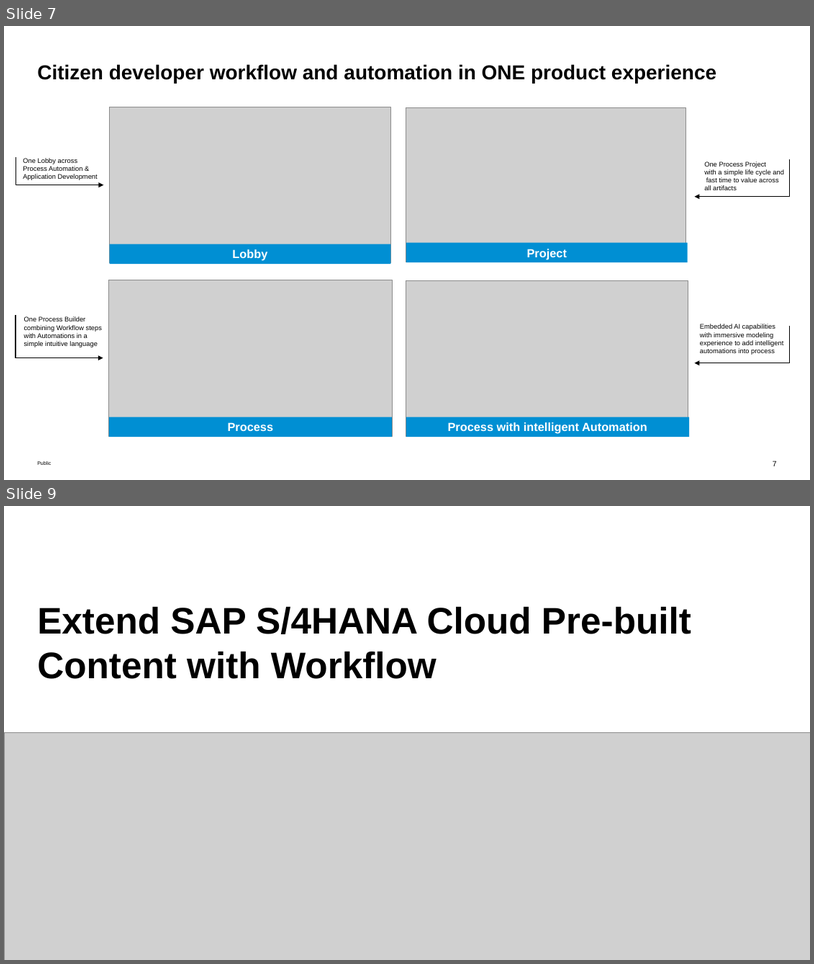
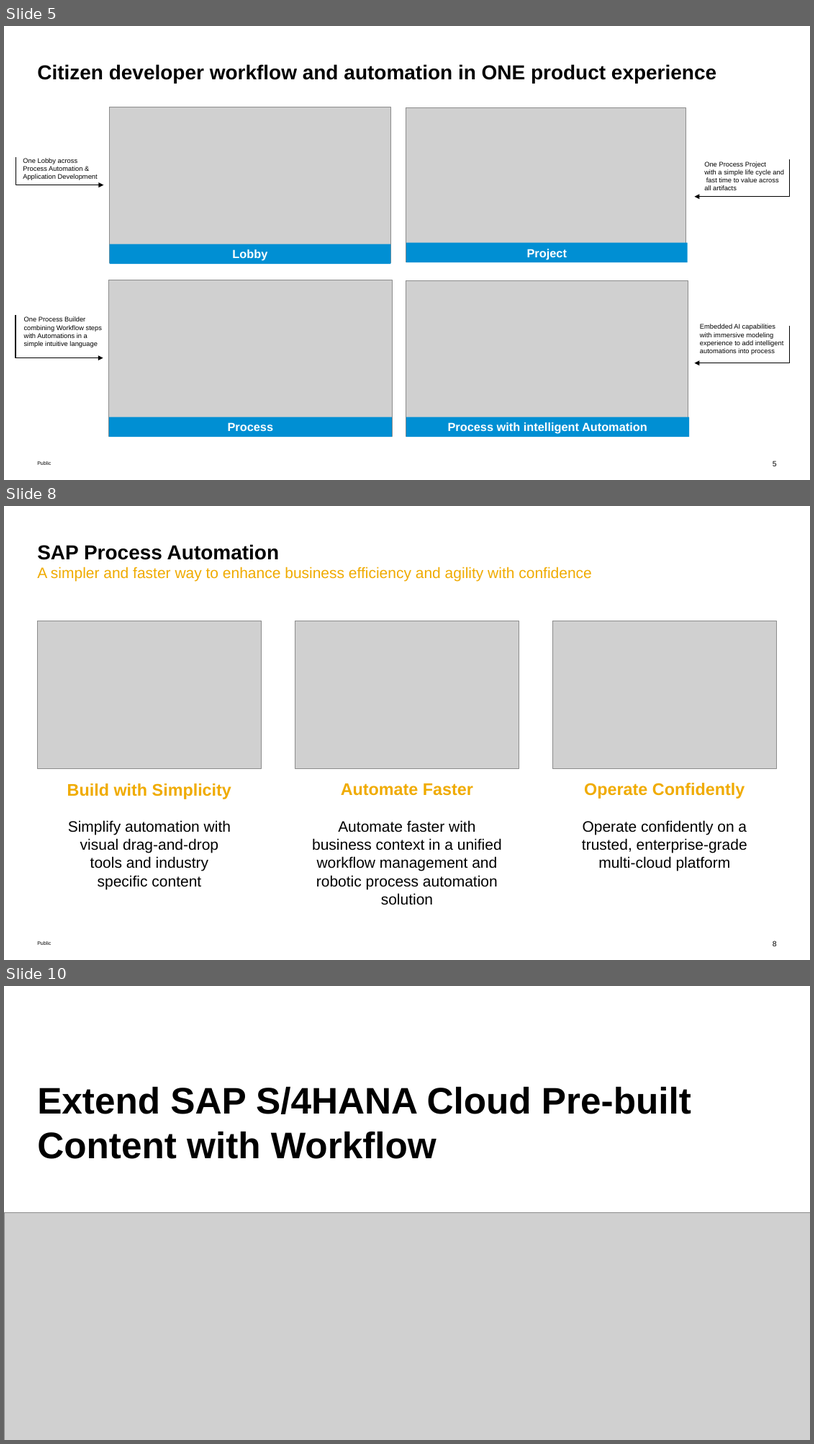
Before and after one commit to SAP-samples/teched2022-DT262, a slide deck: exercises/DT262-Execute Bots Rapidly in SAP S4HANA Cloud with SAP Build Process Automation.pptx. Shown one above the other, each under a label of ours: slides 7 and 9 before the commit, slides 5, 8 and 10 after it; the slides between them are not shown. The pictures are 814x964 and 814x1444 pixels, drawn with LibreOffice and Linux fonts; fonts in the diff are those of the drawing; grey boxes stand for pictures. Boxes give left, top, right and bottom in pixels: in the first picture for what was removed or moved away, otherwise in the second. Text is boxed around its words. In the diff, an @@ line names an element or a change of style, - is before the commit and + after.

```diff
--- a/exercises/DT262-Execute Bots Rapidly in SAP S4HANA Cloud with SAP Build Process Automation.pptx
+++ b/exercises/DT262-Execute Bots Rapidly in SAP S4HANA Cloud with SAP Build Process Automation.pptx
@@ slide 8 added at (4, 506, 810, 960), background #FFFFFF; not listed: 2 template elements that a slide beside it also shows @@
@@ title added at (37, 544, 592, 582), 18 pt, text #F0AB00 @@
+SAP Process Automation
+A simpler and faster way to enhance business efficiency and agility with confidence
@@ picture added at (37, 621, 262, 768) @@
@@ picture added at (295, 621, 519, 768) @@
@@ picture added at (553, 621, 777, 768) @@
@@ text added at (67, 783, 232, 799), 20 pt, text #F0AB00, bold @@
+Build with Simplicity
@@ text added at (341, 783, 473, 795), 20 pt, text #F0AB00, bold @@
+Automate Faster
@@ text added at (584, 782, 745, 798), 20 pt, text #F0AB00, bold @@
+Operate Confidently
@@ text added at (68, 820, 231, 889), 18 pt, text #000000 @@
+Simplify automation with visual drag-and-drop tools and industry specific content
@@ text added at (312, 820, 502, 905), 18 pt, text #000000 @@
+Automate faster with business context in a unified workflow management and robotic process automation solution
@@ text added at (582, 820, 748, 871), 18 pt, text #000000 @@
+Operate confidently on a trusted, enterprise-grade multi-cloud platform
@@ what was slide 7 is now slide 5 @@
@@ page number at (773, 460, 777, 466): text changed @@
-7
+5
@@ what was slide 9 is now slide 10 @@
```
Also in this commit, not shown: 4 slides changed, 2 other slides added, 2 slides removed.
